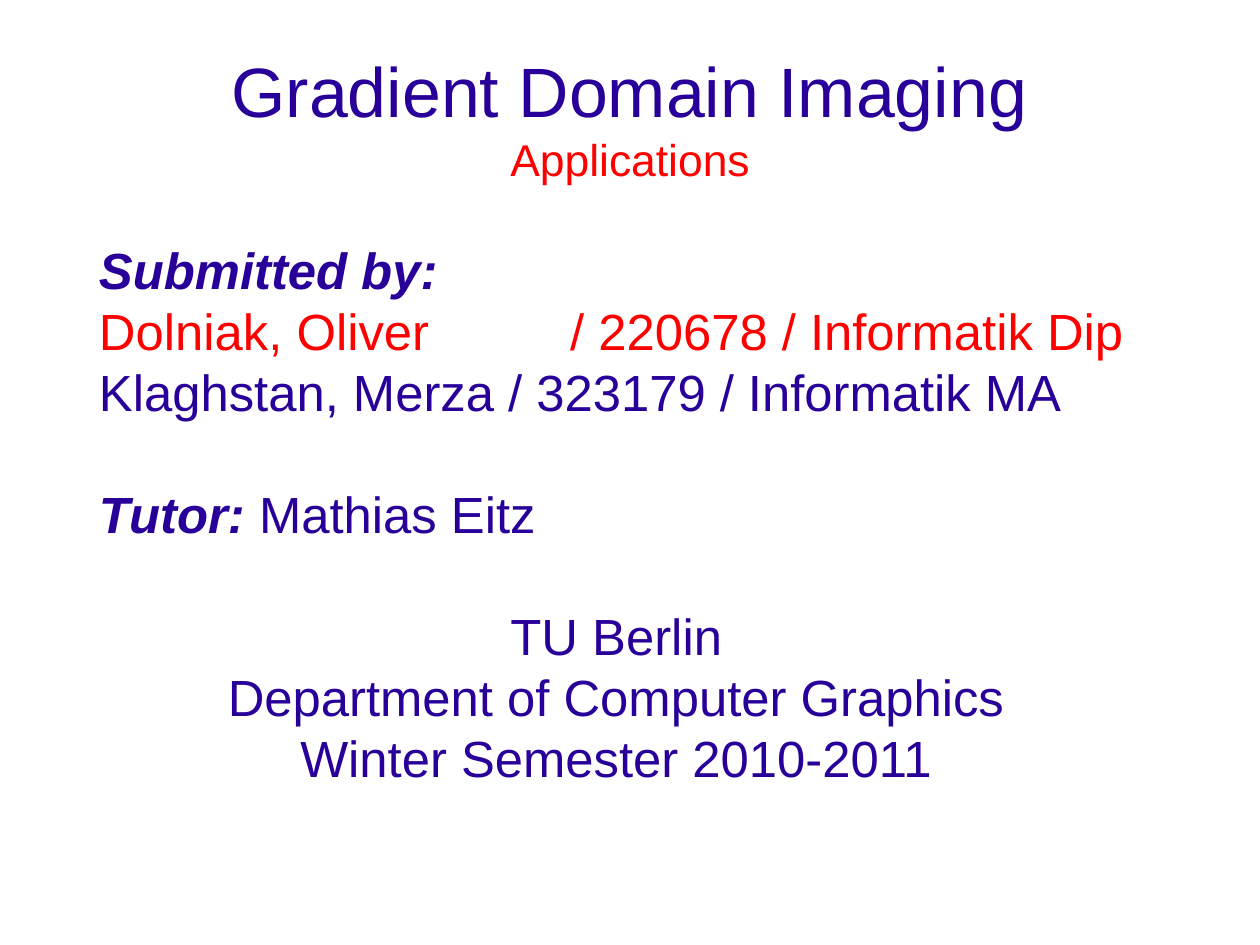
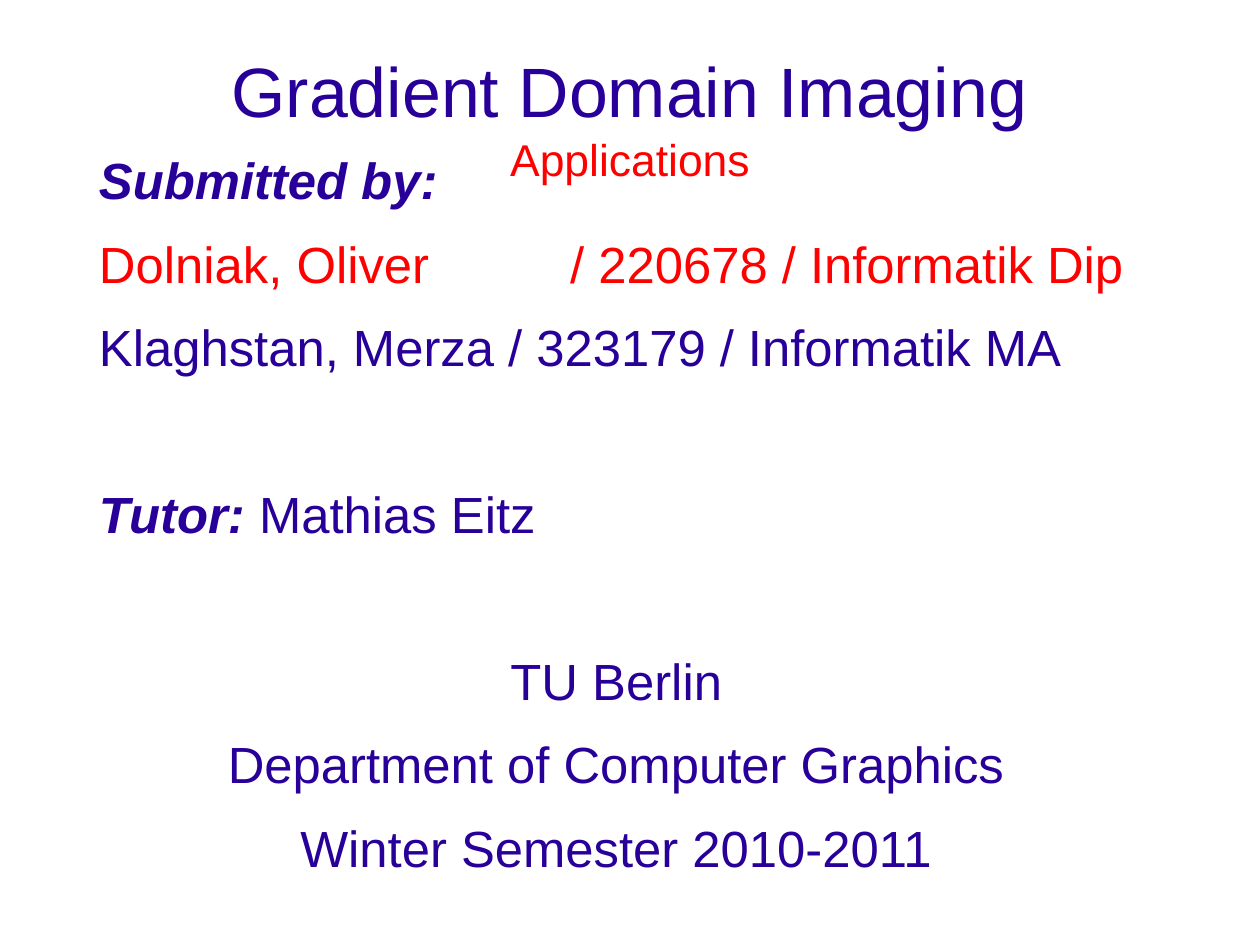
Before and after one commit to krishprince/cgs-ws10, a slide deck: slide 1 of KickOff_part2.odp. Drawn at 1260x945 pixels with LibreOffice and Linux fonts; fonts in the diff are those of the drawing; background and template pictures are left out. Boxes give left, top, right and bottom in pixels: in the first picture for what was removed or moved away, otherwise in the second. Text is boxed around its words. In the diff, an @@ line names an element or a change of style, - is before the commit and + after.

```diff
--- a/KickOff_part2.odp
+++ b/KickOff_part2.odp
@@ subtitle "Submitted by:" moved from (x1=99, y1=252, x2=1123, y2=778) to (x1=99, y1=162, x2=1123, y2=868) @@
@@ subtitle "Submitted by:" at (x1=99, y1=162, x2=1123, y2=868): more space between paragraphs @@
```
Also in this commit, not shown: 8 other slides changed, 1 other file.
